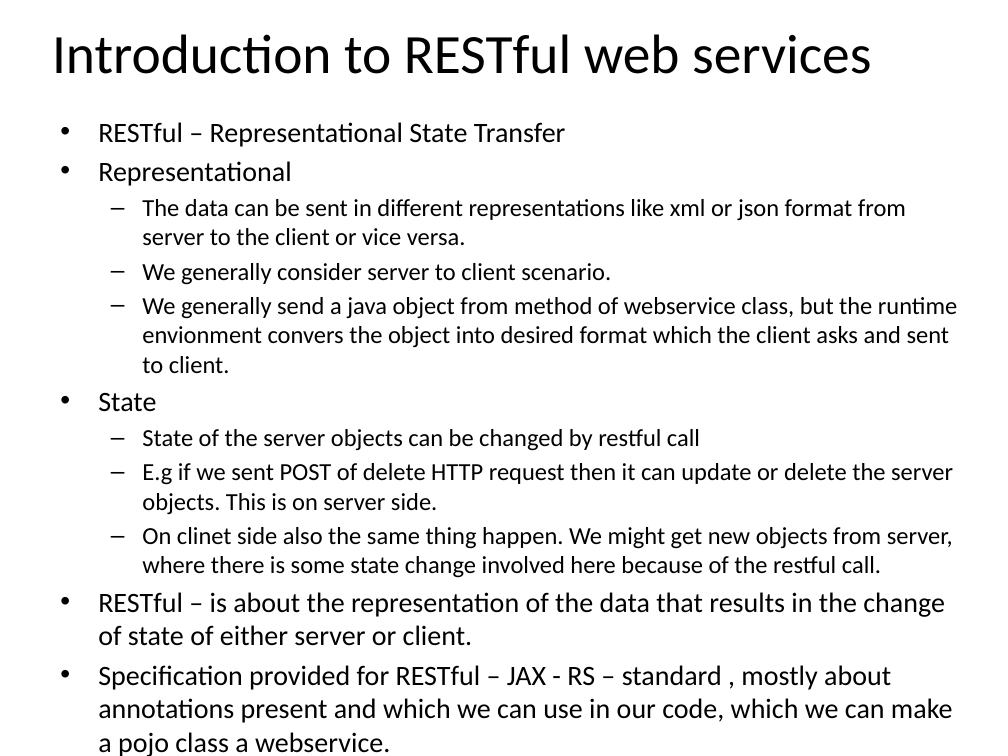
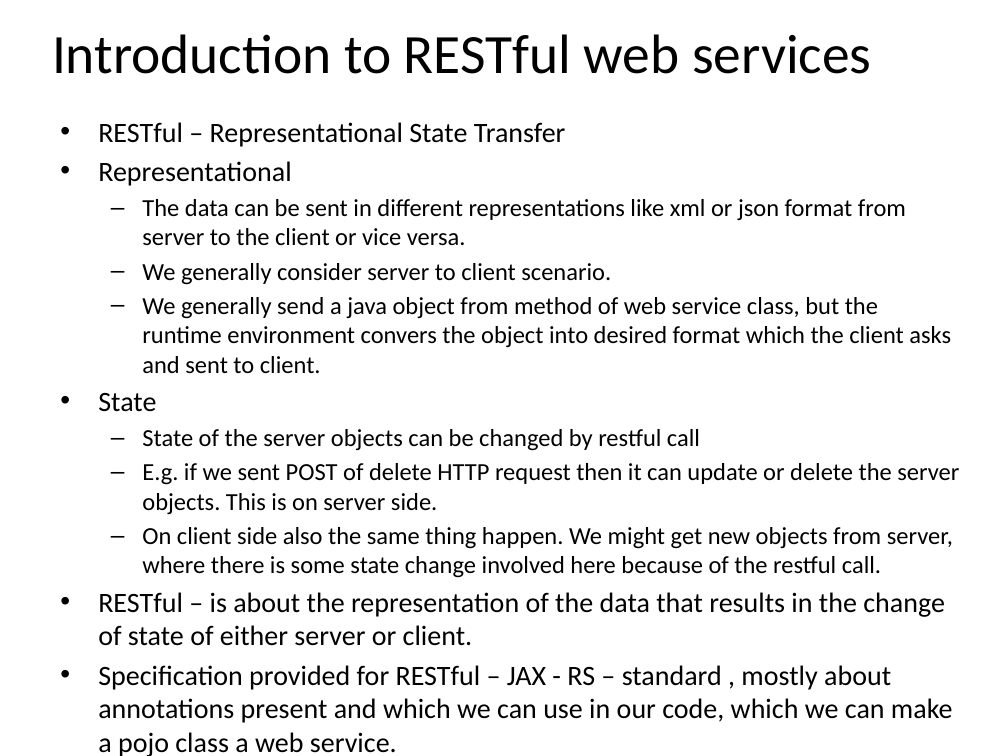
Before and after one commit to email2dorababu/SCALA_Reading, a slide deck: slide 3 of REST/REST_part1.pptx. Drawn at 1008x756 pixels with LibreOffice and Linux fonts; fonts in the diff are those of the drawing. Boxes give left, top, right and bottom in pixels: in the first picture for what was removed or moved away, otherwise in the second. Text is boxed around its words. In the diff, an @@ line names an element or a change of style, - is before the commit and + after.

```diff
--- a/REST/REST_part1.pptx
+++ b/REST/REST_part1.pptx
@@ text at [142,297,951,373]: text changed @@
-  – We generally send a java object from method of webservice class, but the runtime envionment convers the object into desired format which the client asks and sent to client.
+  – We generally send a java object from method of web service class, but the runtime environment convers the object into desired format which the client asks and sent to client.
@@ text at [142,463,959,578]: text changed @@
-  – E.g if we sent POST of delete HTTP request then it can update or delete the server objects. This is on server side.
-  – On clinet side also the same thing happen. We might get new objects from server, where there is some state change involved here because of the restful call.
+  – E.g. if we sent POST of delete HTTP request then it can update or delete the server objects. This is on server side.
+  – On client side also the same thing happen. We might get new objects from server, where there is some state change involved here because of the restful call.
```
Also in this commit, not shown: 2 other slides changed, 6 slides added, 34 other files.
